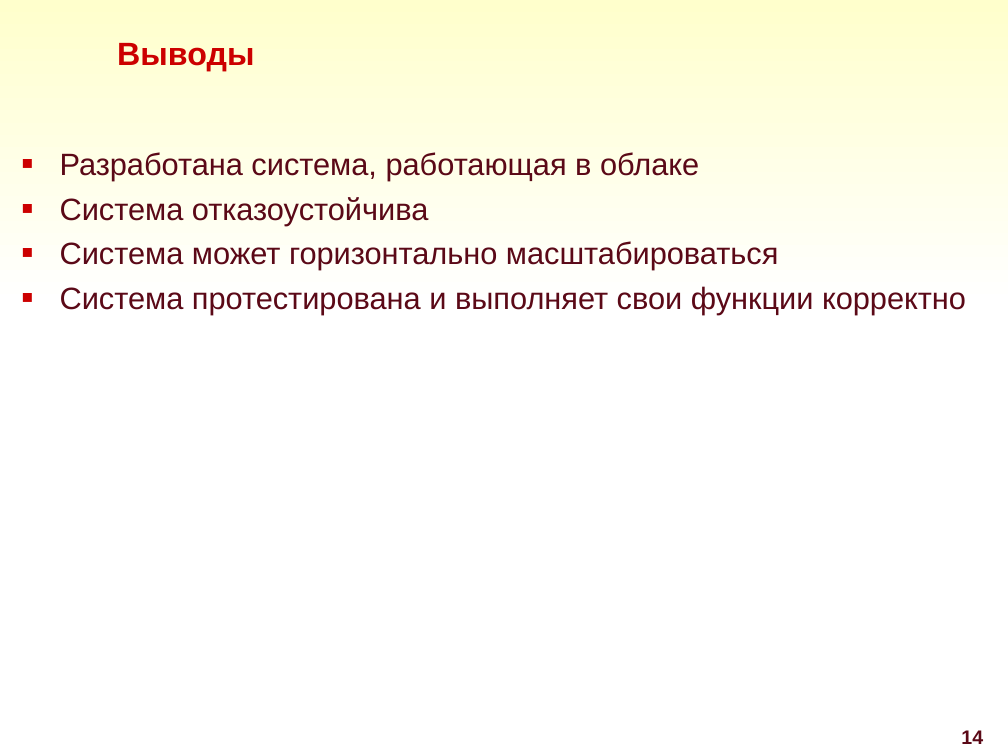
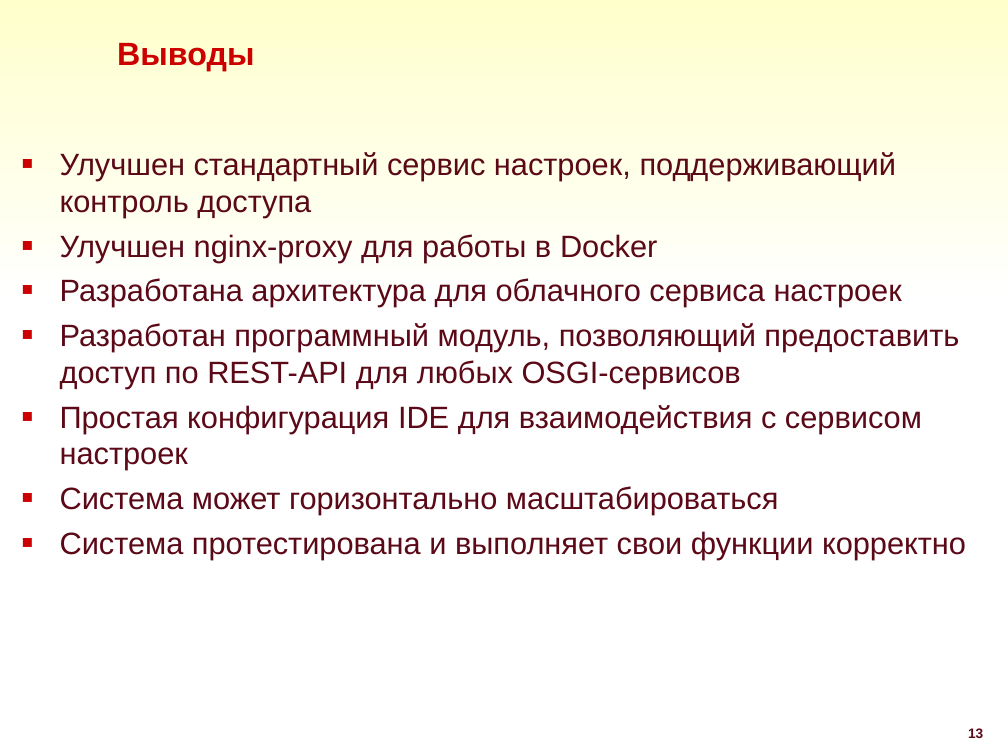
Before and after one commit to DmitryZagr/Diploma, a slide deck: slide 13 of преза/Zagrebaev.PPT (slide 14 before the commit). Drawn at 1008x756 pixels with LibreOffice and Linux fonts; fonts in the diff are those of the drawing; background and template pictures are left out. Boxes give left, top, right and bottom in pixels: in the first picture for what was removed or moved away, otherwise in the second. Text is boxed around its words. In the diff, an @@ line names an element or a change of style, - is before the commit and + after.

```diff
--- a/преза/Zagrebaev.PPT
+++ b/преза/Zagrebaev.PPT
@@ text at [60, 152, 959, 470]: text changed @@
-■ Разработана система, работающая в облаке
-■ Система отказоустойчива
+■ Улучшен стандартный сервис настроек, поддерживающий контроль доступа
+■ Улучшен nginx-proxy для работы в Docker
+■ Разработана архитектура для облачного сервиса настроек
+■ Разработан программный модуль, позволяющий предоставить доступ по REST-API для любых OSGI-сервисов
+■ Простая конфигурация IDE для взаимодействия с сервисом настроек
@@ page number at [968, 728, 983, 738]: text changed; size 14 to 9.8 pt @@
-14
+13
```
Also in this commit, not shown: 9 other slides changed, 4 slides added, 5 slides removed, 3 other files.
